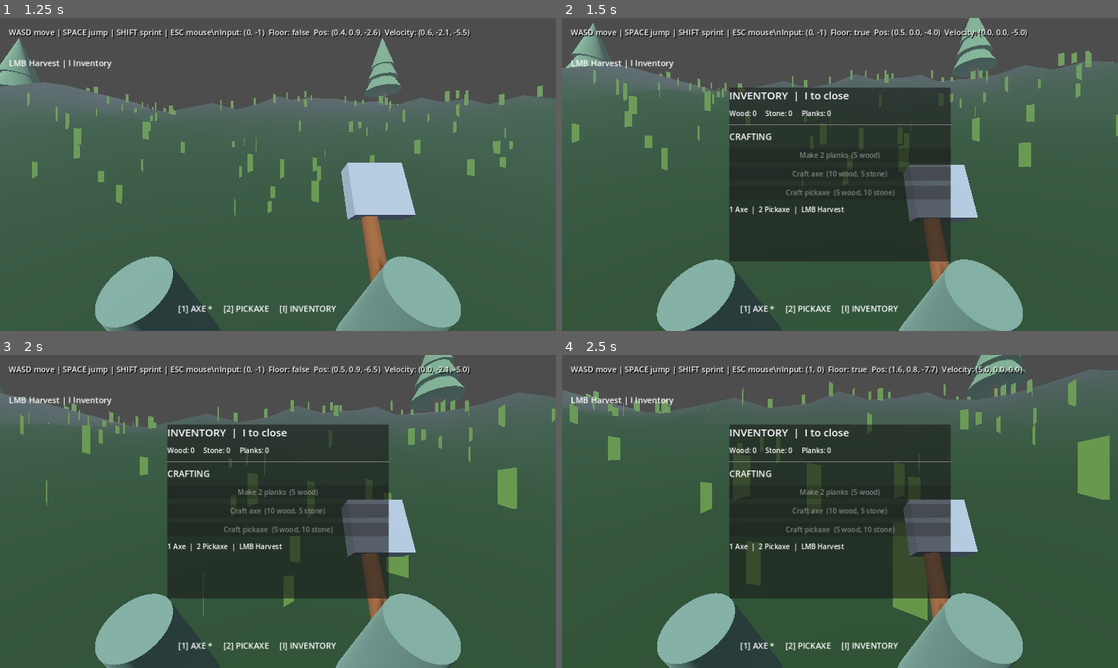
Above: before the commit, frames 1-4 (two rows, left to right).
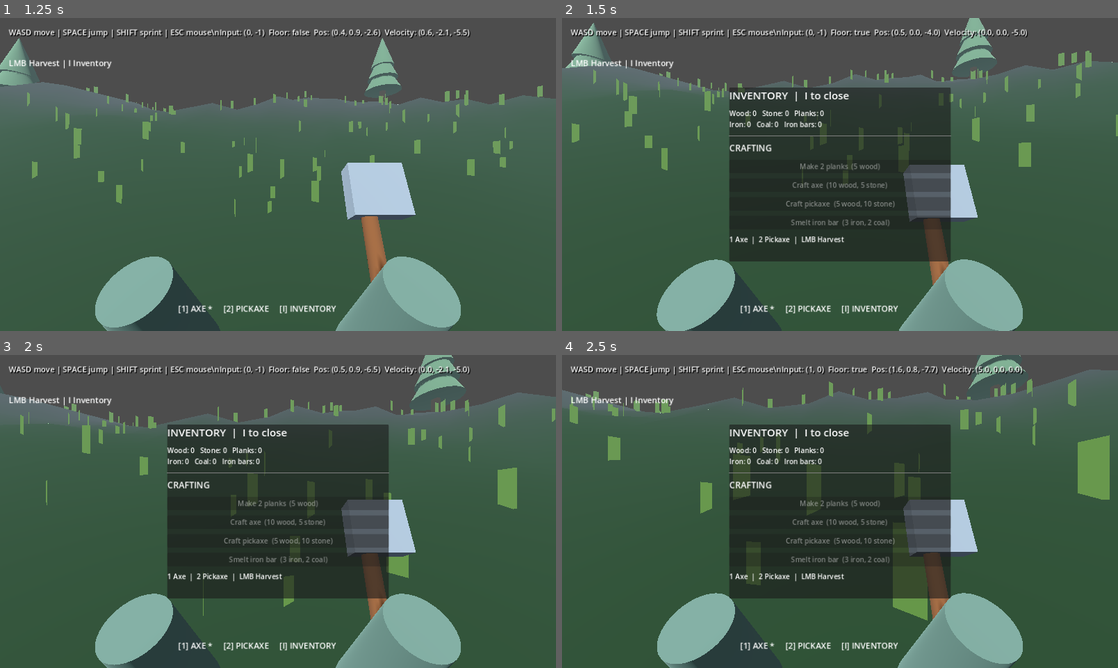
Above: after the commit, the same moments.

Repository: noval000/survival
Game: Godot game, scene res://scenes/Main.tscn
Two runs of this game, one before a commit and one after it. Both use one fixed random seed, a clock stepped at 60 frames per second and the inputs below.
Inputs (mouse positions are in pixels of both pictures, inside the frame that each line leads up to):
- Up to frame 1 (1.25 s): tap Enter at 0.5 s; move the mouse to (305, 174) at 0.52 s; hold W (move_forward) from 0.53 s (still down); hold Shift (sprint) from 0.53 s (still down); click (305, 174) at 0.67 s; tap Space (jump) at 0.77 s
- Up to frame 2 (1.5 s): keep holding W (move_forward); move the mouse to (812, 174) at 1.27 s; release Shift (sprint) at 1.28 s; tap I at 1.35 s
- Up to frame 3 (2 s): keep holding W (move_forward); tap Space (jump) at 1.52 s
- Up to frame 4 (2.5 s): move the mouse to (895, 442) at 2.02 s; release W (move_forward) at 2.03 s; hold D (move_right) from 2.03 s (still down); tap 1 at 2.1 s

Frame 1 is identical in both runs. In frame 2, 2.0% of the frame differs, in the area x 30-70%, y 29-73%; in frame 3, 2.0%; in frame 4, 2.0%.

Commit message:
Show iron and coal inventory and add basic smelting recipe

Diff:
--- a/godot/scripts/InventoryUI.gd
+++ b/godot/scripts/InventoryUI.gd
@@ -3,7 +3,7 @@
 signal craft_requested(recipe: String)
 signal tool_selected(tool: String)
 
-var inventory: Dictionary = {"wood": 0, "stone": 0, "plank": 0}
+var inventory: Dictionary = {"wood": 0, "stone": 0, "plank": 0, "iron": 0, "coal": 0, "iron_bar": 0}
 var tools: Dictionary = {"axe": true, "pickaxe": true}
 var current_tool: String = "axe"
 var panel: PanelContainer
@@ -43,7 +43,7 @@
     recipes.text = "CRAFTING"
     recipes.add_theme_font_size_override("font_size", 20)
     content.add_child(recipes)
-    for recipe in ["plank", "axe", "pickaxe"]:
+    for recipe in ["plank", "axe", "pickaxe", "iron_bar"]:
         var button := Button.new()
         button.pressed.connect(_on_craft.bind(recipe))
         recipe_buttons[recipe] = button
@@ -77,7 +77,10 @@
     hotbar_text.text = "[1] AXE%s     [2] PICKAXE%s     [I] INVENTORY" % [" *" if current_tool == "axe" else "", " *" if current_tool == "pickaxe" else ""]
     if resource_text == null:
         return
-    resource_text.text = "Wood: %d     Stone: %d     Planks: %d" % [int(inventory.get("wood", 0)), int(inventory.get("stone", 0)), int(inventory.get("plank", 0))]
+    resource_text.text = "Wood: %d   Stone: %d   Planks: %d\nIron: %d   Coal: %d   Iron bars: %d" % [int(inventory.get("wood", 0)), int(inventory.get("stone", 0)), int(inventory.get("plank", 0)), int(inventory.get("iron", 0)), int(inventory.get("coal", 0)), int(inventory.get("iron_bar", 0))]
+    var smelt_button: Button = recipe_buttons["iron_bar"]
+    smelt_button.text = "Smelt iron bar  (3 iron, 2 coal)"
+    smelt_button.disabled = int(inventory.get("iron", 0)) < 3 or int(inventory.get("coal", 0)) < 2
     var plank_button: Button = recipe_buttons["plank"]
     plank_button.text = "Make 2 planks  (5 wood)"
     plank_button.disabled = int(inventory.get("wood", 0)) < 5
